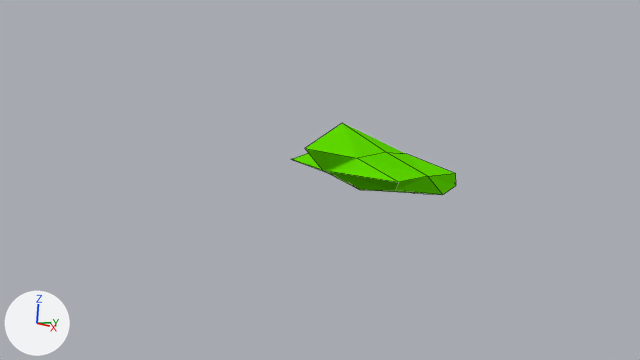
Renders of the Blender file loop_dipole_003.blend from each side of a commit.
One viewpoint serves both versions: the file's camera 'cam0'. Arrows for +X, +Y and +Z are at lower left; the lights stay in place. Mesh edges are drawn as thin lines. The same objects are shown in both versions, whatever each file hides.

Objects in the first picture: 'Loop_Shape_01'.
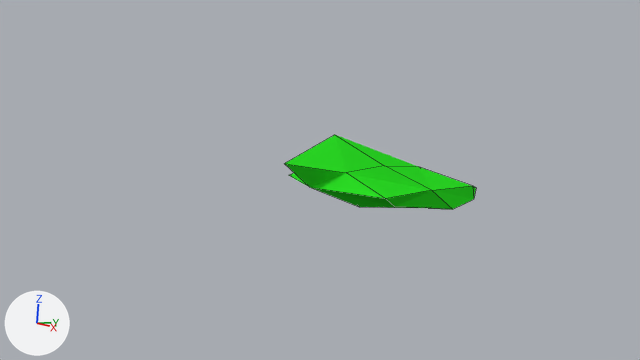
Diff of the bpy script that builds the scene:
```diff
--- a/loop_dipole_003.blend.py
+++ b/loop_dipole_003.blend.py
@@ mat_material_004 @@
+mat_material_004 = diffuse_material('Material.004')
+mat_material_004.base_color = (0.0279, 0.8, 0.0208)  # green #2fe728
@@ me_loop_shape_01 @@
 me_loop_shape_01.from_pydata(...)  # 23 vertices, 22 faces; spans x -1.08..1.08, y -2.64..2.03, z -0.14..1.13
-me_loop_shape_01.materials.append(mat_material_003)  # green #65e700
+me_loop_shape_01.materials.append(mat_material_004)  # green #2fe728
@@ ob_loop_shape_01 @@
 ob_loop_shape_01.matrix_parent_inverse = Matrix(((1.0, 0.0, 0.0, 0.0), (0.0, 1.0, 0.0, 0.0), (0.0, 0.0, 1.0, -1.5), (0.0, 0.0, 0.0, 1.0)))
-ob_loop_shape_01.location = (0.0, 0.0, 0.976)
-ob_loop_shape_01.scale = (1.1, 0.757, 0.914)
+ob_loop_shape_01.location = (0.0, 0.284, 0.7)
```

Changed parts and their boxes (x1, y1, x2, y2) in the pictures (640 x 360 px):
'Loop_Shape_01', recoloured, moved, rescaled (16% wider): before (291, 123, 456, 195); after (284, 135, 476, 209)
